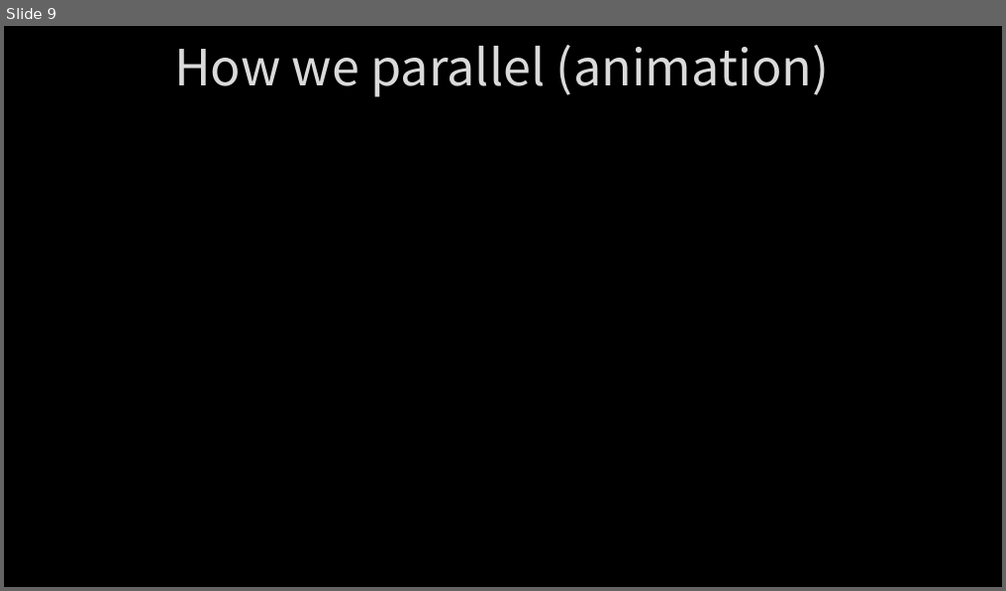
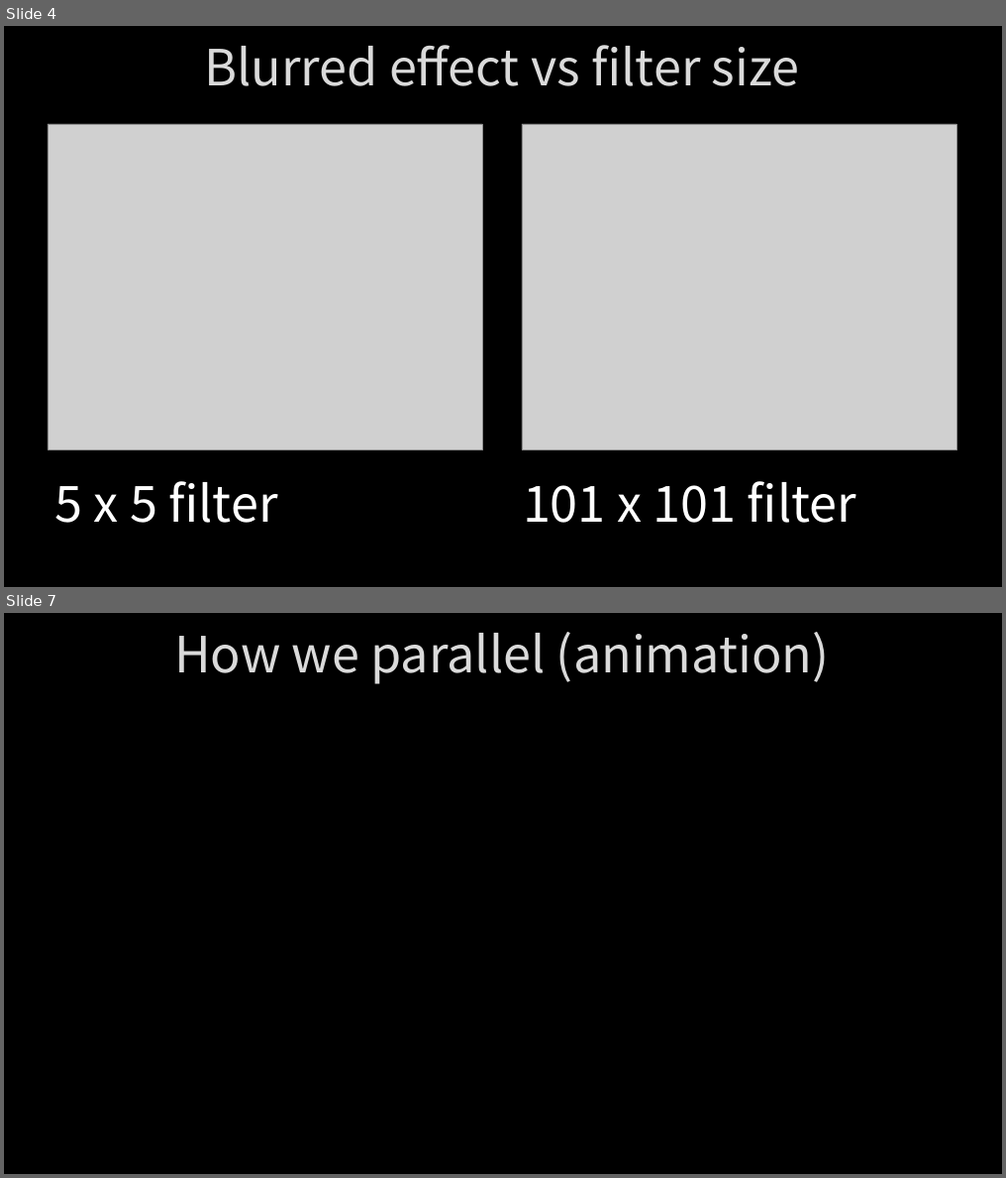
Before and after one commit to Alfons0329/Parallel_Programming_Fall_2018, a slide deck: Final Project/Report.pptx. Shown one above the other, each under a label of ours: slide 9 before the commit, slides 4 and 7 after it; the slides between them are not shown. The pictures are 1006x591 and 1006x1178 pixels, drawn with LibreOffice and Linux fonts; fonts in the diff are those of the drawing; grey boxes stand for pictures; background and template pictures are left out. Boxes give left, top, right and bottom in pixels: in the first picture for what was removed or moved away, otherwise in the second. Text is boxed around its words. In the diff, an @@ line names an element or a change of style, - is before the commit and + after.

```diff
--- a/Final Project/Report.pptx
+++ b/Final Project/Report.pptx
@@ slide 4 added at (x1=4, y1=26, x2=1002, y2=587), background picture (left out) @@
@@ title added at (x1=204, y1=45, x2=800, y2=86), 48 pt, text #DADADA @@
+Blurred effect vs filter size
@@ picture added at (x1=48, y1=124, x2=482, y2=451) @@
@@ picture added at (x1=522, y1=124, x2=956, y2=451) @@
@@ text added at (x1=54, y1=481, x2=277, y2=523), 48 pt, text #FFFFFF @@
+5 x 5 filter
@@ text added at (x1=523, y1=481, x2=856, y2=523), 48 pt, text #FFFFFF @@
+101 x 101 filter
@@ what was slide 9 is now slide 7 @@
```
Also in this commit, not shown: 8 slides changed, 1 slide removed, 2 other files.
